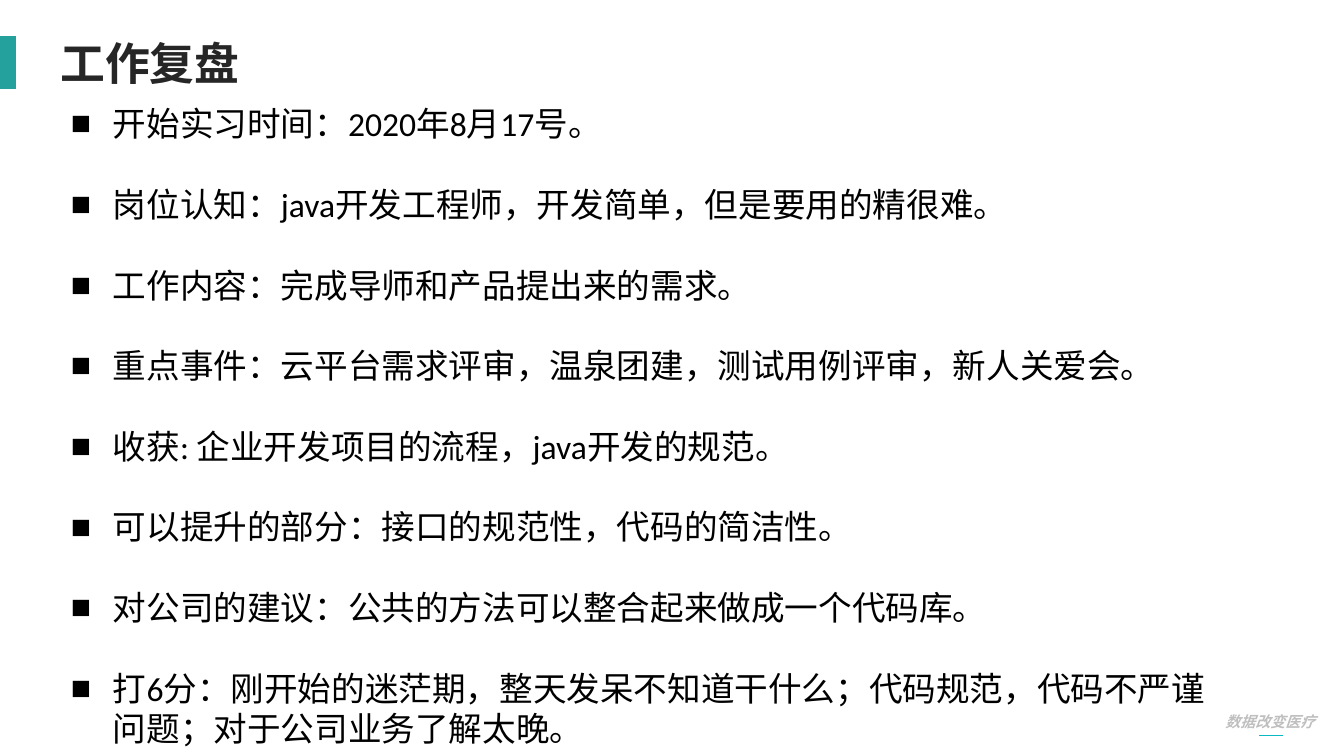
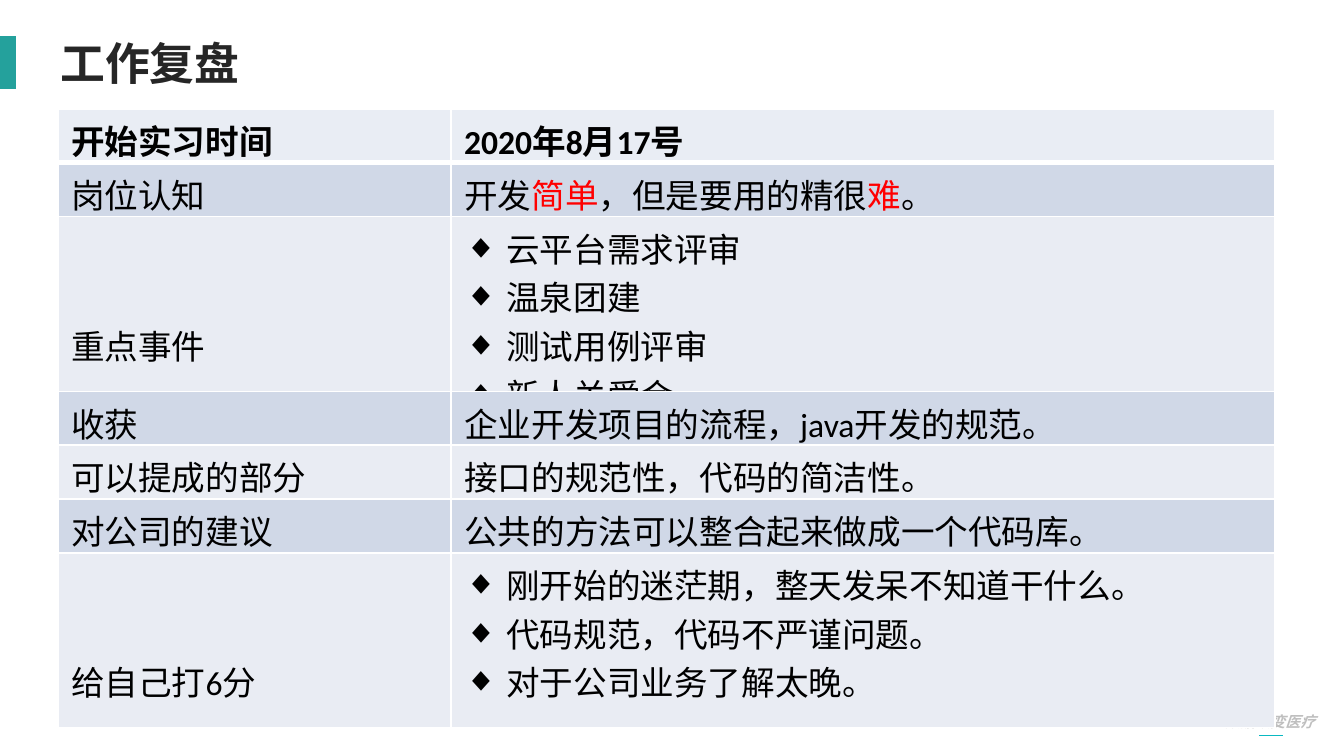
Before and after one commit to Aubwls/dabian, a slide deck: slide 6 of 实习答辩PPT模板-2020.pptx. Drawn at 1344x756 pixels with LibreOffice and Linux fonts; fonts in the diff are those of the drawing. Boxes give left, top, right and bottom in pixels: in the first picture for what was removed or moved away, otherwise in the second. Text is boxed around its words. In the diff, an @@ line names an element or a change of style, - is before the commit and + after.

```diff
--- a/实习答辩PPT模板-2020.pptx
+++ b/实习答辩PPT模板-2020.pptx
@@ table added at [58, 109, 1274, 727], 7 rows, 2 columns @@
+开始实习时间 | 2020年8月17号
+岗位认知 | 开发简单，但是要用的精很难。
+重点事件 | 云平台需求评审 / 温泉团建 / 测试用例评审 / 新人关爱会
+收获 | 企业开发项目的流程，java开发的规范。
+可以提成的部分 | 接口的规范性，代码的简洁性。
+对公司的建议 | 公共的方法可以整合起来做成一个代码库。
+给自己打6分 | 刚开始的迷茫期，整天发呆不知道干什么。 / 代码规范，代码不严谨问题。 / 对于公司业务了解太晚。
@@ text removed at [113, 107, 1205, 746] @@
-■ 开始实习时间：2020年8月17号。
-■ 岗位认知：java开发工程师，开发简单，但是要用的精很难。
-■ 工作内容：完成导师和产品提出来的需求。
-■ 重点事件：云平台需求评审，温泉团建，测试用例评审，新人关爱会。
-■ 收获: 企业开发项目的流程，java开发的规范。
-■ 可以提升的部分：接口的规范性，代码的简洁性。
-■ 对公司的建议：公共的方法可以整合起来做成一个代码库。
-■ 打6分：刚开始的迷茫期，整天发呆不知道干什么；代码规范，代码不严谨问题；对于公司业务了解太晚。
@@ text added at [71, 127, 105, 146], 18 pt, text #000000 @@
+。
```
Also in this commit, not shown: 5 other slides changed, 1 slide added, 1 other file.
